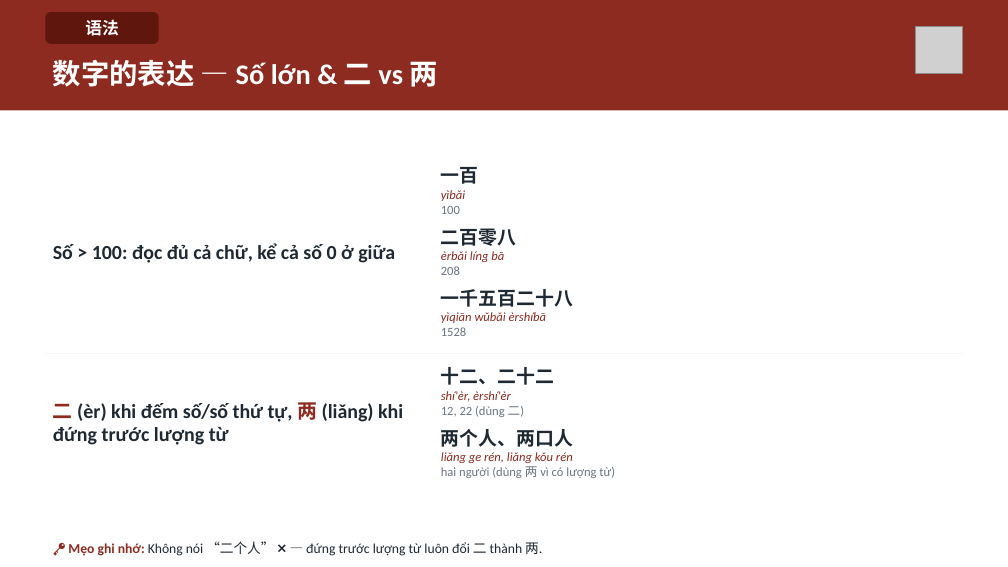
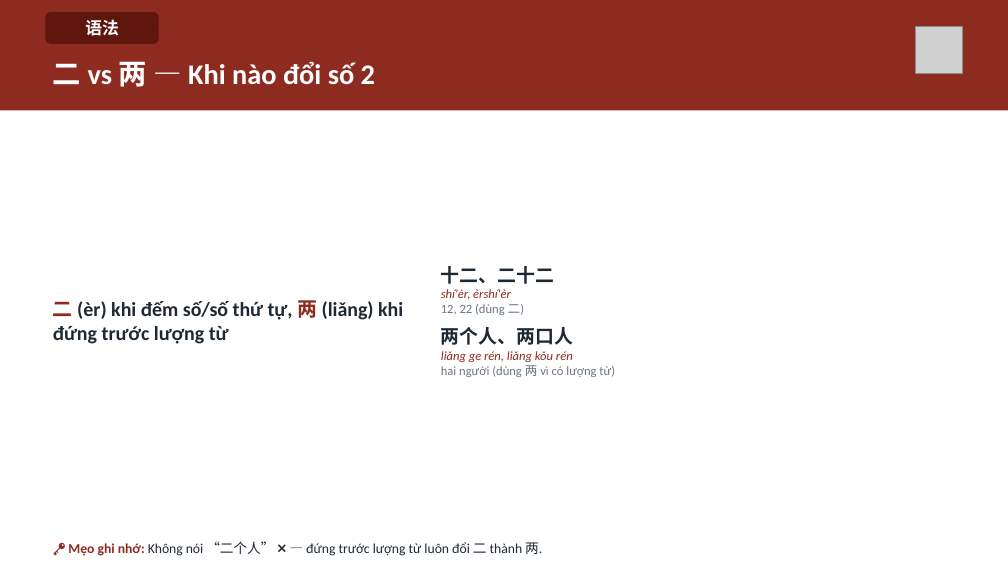
Before and after one commit to HuyenNguyen911/chinese-learning-os, a slide deck: slide 24 of output/hsk1/buoi04_giadinh/slide/Buoi-04-Giadinh.pptx (slide 20 before the commit). Drawn at 1008x567 pixels with LibreOffice and Linux fonts; fonts in the diff are those of the drawing; grey boxes stand for pictures. Boxes give left, top, right and bottom in pixels: in the first picture for what was removed or moved away, otherwise in the second. Text is boxed around its words. In the diff, an @@ line names an element or a change of style, - is before the commit and + after.

```diff
--- a/output/hsk1/buoi04_giadinh/slide/Buoi-04-Giadinh.pptx
+++ b/output/hsk1/buoi04_giadinh/slide/Buoi-04-Giadinh.pptx
@@ text at bbox=[53, 61, 375, 87]: text changed @@
-数字的表达 — Số lớn & 二 vs 两
+二 vs 两 — Khi nào đổi số 2
@@ text removed at bbox=[441, 167, 573, 336] @@
-一百
-yìbǎi
-100
-二百零八
-èrbǎi líng bā
-208
-一千五百二十八
-yìqiān wǔbǎi èrshíbā
-1528
@@ text "二 (èr) khi đếm số/số ...": place and size @@
-text "二 (èr) khi đếm số/số ..." at bbox=[53, 402, 403, 445]
+text "二 (èr) khi đếm số/số ..." at bbox=[53, 300, 403, 344]
@@ text removed at bbox=[53, 243, 395, 263] @@
-Số > 100: đọc đủ cả chữ, kể cả số 0 ở giữa
@@ text "十二、二十二": place and size @@
-text "十二、二十二" at bbox=[441, 367, 615, 478]
+text "十二、二十二" at bbox=[441, 266, 615, 377]
@@ rectangle removed at bbox=[45, 353, 963, 354] @@
```
Also in this commit, not shown: 12 other slides changed, 4 slides added, 39 other files.
